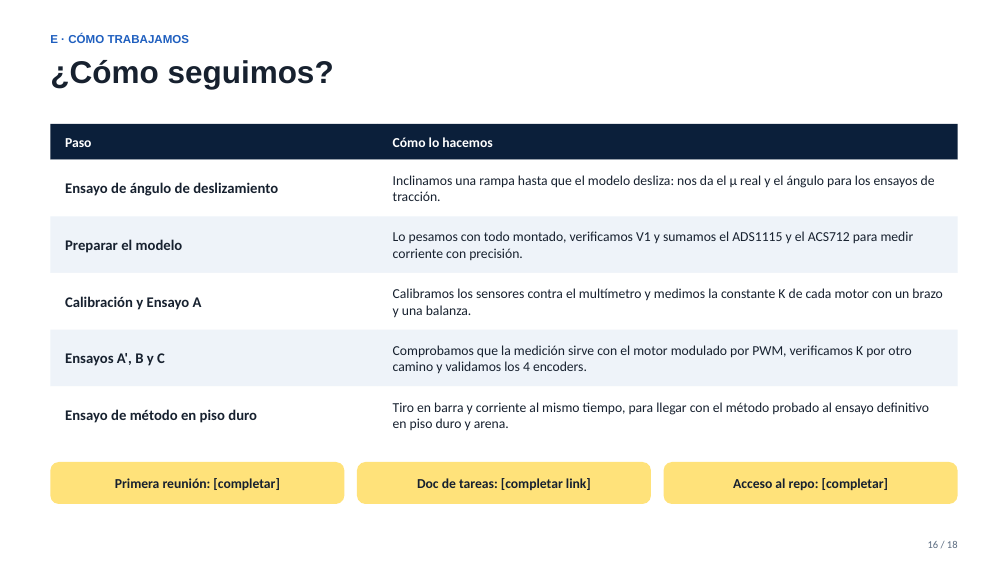
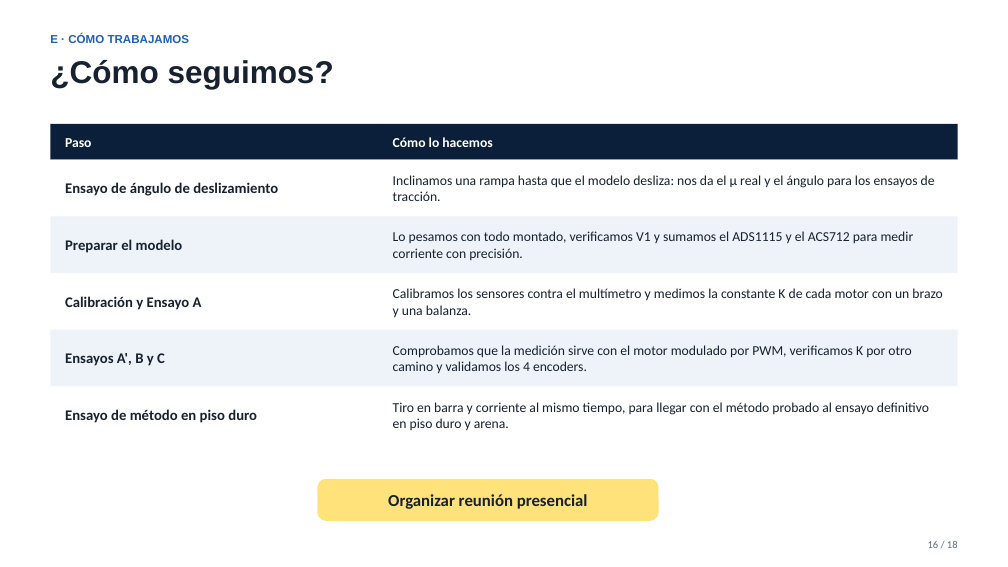
Before and after one commit to Matyy38/erc-rover-EyP, a slide deck: slide 15 of audiovisual-presentacion/presentacion-ingreso-EyP-2026-09.pptx. Drawn at 1008x567 pixels with LibreOffice and Linux fonts; fonts in the diff are those of the drawing. Boxes give left, top, right and bottom in pixels: in the first picture for what was removed or moved away, otherwise in the second. Text is boxed around its words. In the diff, an @@ line names an element or a change of style, - is before the commit and + after.

```diff
--- a/audiovisual-presentacion/presentacion-ingreso-EyP-2026-09.pptx
+++ b/audiovisual-presentacion/presentacion-ingreso-EyP-2026-09.pptx
@@ rounded rectangle "Organizar reunión presencial": place and size @@
-rounded rectangle "Organizar reunión presencial" at (51,462,345,504)
+rounded rectangle "Organizar reunión presencial" at (318,479,659,521)
@@ rounded rectangle removed at (357,462,651,504) @@
-Doc de tareas: [completar link]
@@ rounded rectangle removed at (664,462,958,504) @@
-Acceso al repo: [completar]
@@ text in rounded rectangle at (388,494,588,509): text changed; size 13 to 16 pt @@
-Primera reunión: [completar]
+Organizar reunión presencial
```
Also in this commit, not shown: 2 other slides changed, 2 other files.
